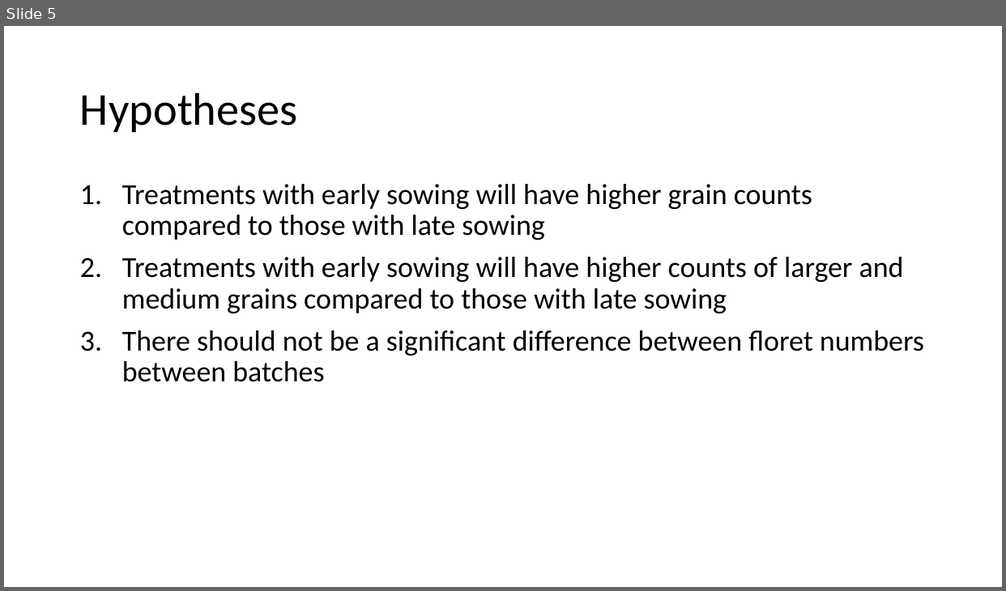
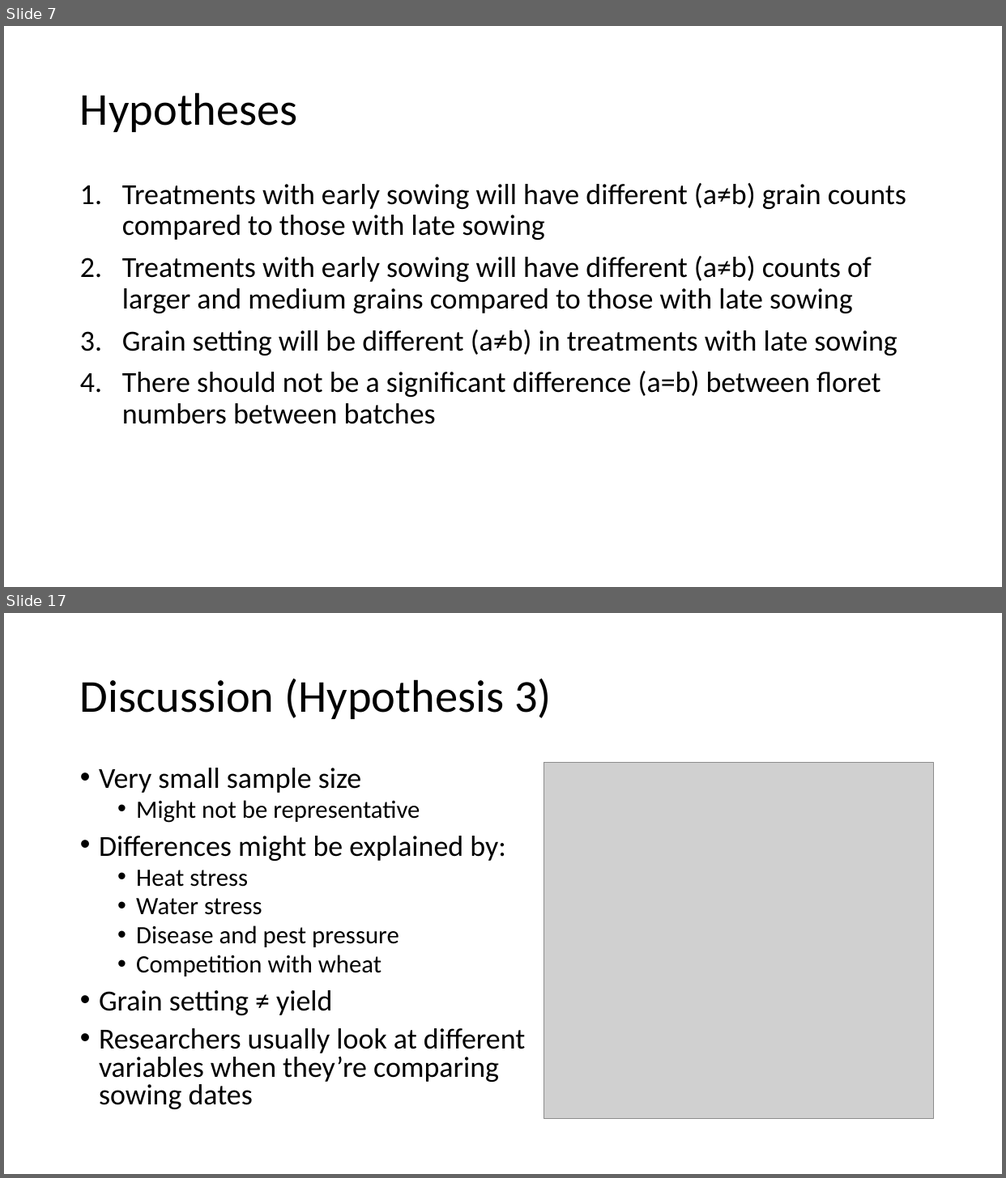
Before and after one commit to WasellaN/Ear_Project_Nouri, a slide deck: Presentation_Nouri.pptx. Shown one above the other, each under a label of ours: slide 5 before the commit, slides 7 and 17 after it; the slides between them are not shown. The pictures are 1006x591 and 1006x1178 pixels, drawn with LibreOffice and Linux fonts; fonts in the diff are those of the drawing; grey boxes stand for pictures. Boxes give left, top, right and bottom in pixels: in the first picture for what was removed or moved away, otherwise in the second. Text is boxed around its words. In the diff, an @@ line names an element or a change of style, - is before the commit and + after.

```diff
--- a/Presentation_Nouri.pptx
+++ b/Presentation_Nouri.pptx
@@ slide 17 added at [4,613,1002,1174], background #FFFFFF @@
@@ title added at [80,679,552,719], 44 pt, text #000000 @@
+Discussion (Hypothesis 3)
@@ text added at [99,768,525,1110], 28 pt, text #000000 @@
+• Very small sample size
+  • Might not be representative
+• Differences might be explained by:
+  • Heat stress
+  • Water stress
+  • Disease and pest pressure
+  • Competition with wheat
+• Grain setting ≠ yield
+• Researchers usually look at different variables when they’re comparing sowing dates
@@ picture added at [544,762,934,1118] @@
@@ what was slide 5 is now slide 7 @@
@@ slide 7 changed as well @@
@@ text at [122,183,906,425]: text changed @@
-1. Treatments with early sowing will have higher grain counts compared to those with late sowing
-2. Treatments with early sowing will have higher counts of larger and medium grains compared to those with late sowing
-3. There should not be a significant difference between floret numbers between batches
+1. Treatments with early sowing will have different (a≠b) grain counts compared to those with late sowing
+2. Treatments with early sowing will have different (a≠b) counts of larger and medium grains compared to those with late sowing
+3. Grain setting will be different (a≠b) in treatments with late sowing
+4. There should not be a significant difference (a=b) between floret numbers between batches
```
Also in this commit, not shown: 2 other slides changed, 14 other slides added, 13 other files.
